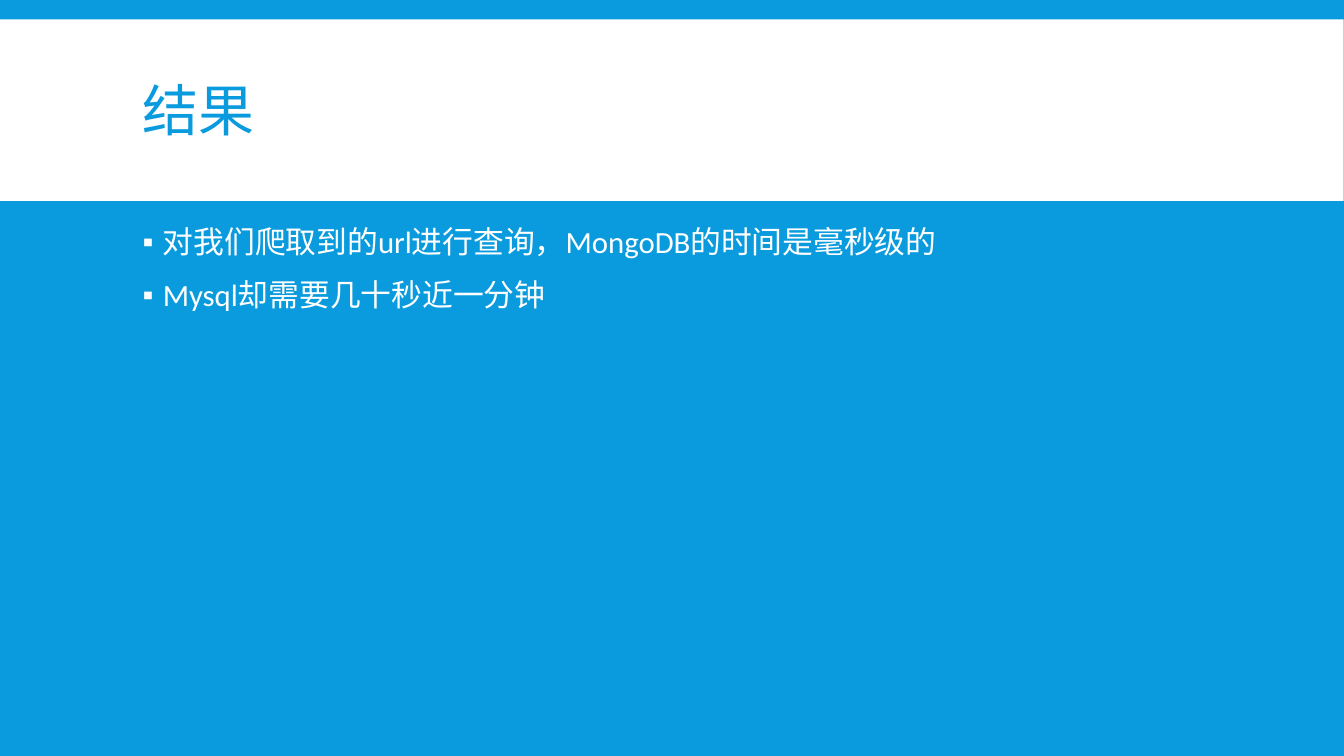
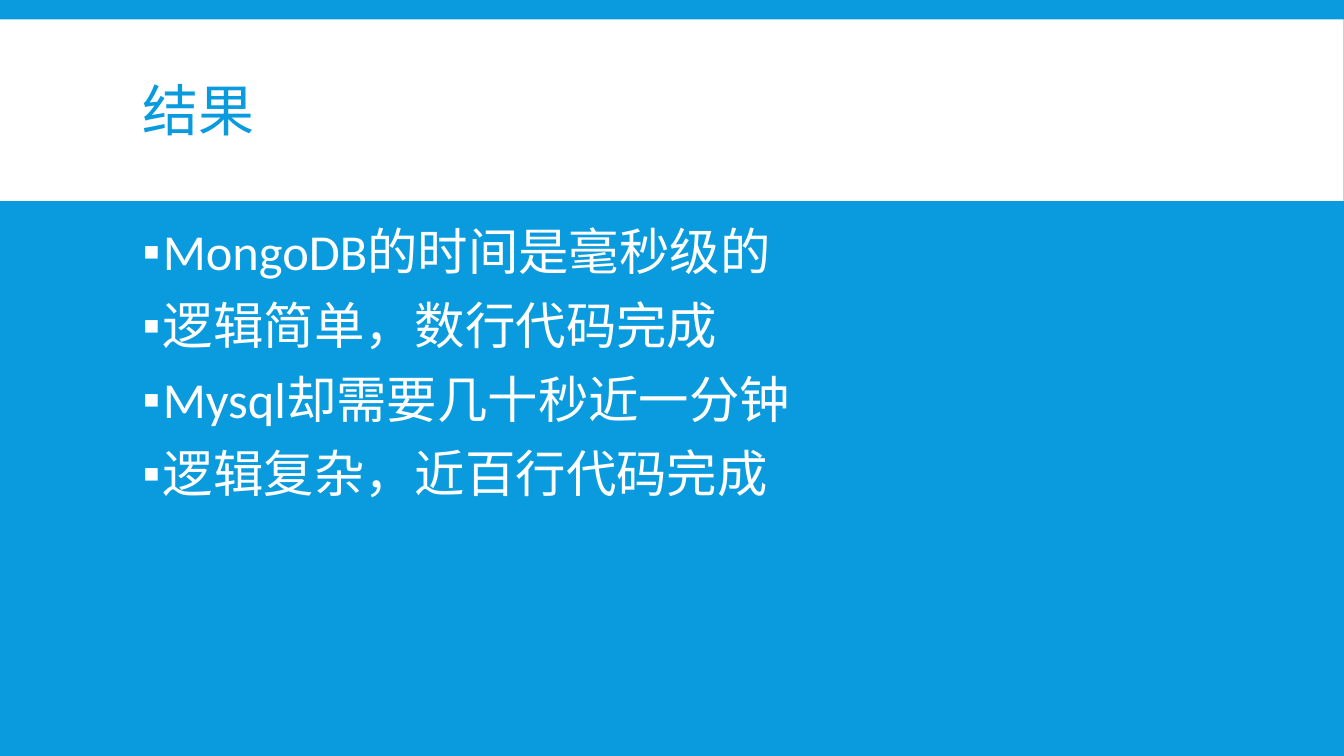
Before and after one commit to b4ubles/PCBNS, a slide deck: slide 23 of doc/NoSQL vs SQL.pptx (slide 22 before the commit). Drawn at 1344x756 pixels with LibreOffice and Linux fonts; fonts in the diff are those of the drawing. Boxes give left, top, right and bottom in pixels: in the first picture for what was removed or moved away, otherwise in the second. Text is boxed around its words. In the diff, an @@ line names an element or a change of style, - is before the commit and + after.

```diff
--- a/doc/NoSQL vs SQL.pptx
+++ b/doc/NoSQL vs SQL.pptx
@@ text at (163, 228, 771, 349): text changed; size 22 to 36 pt @@
-▪ 对我们爬取到的url进行查询，MongoDB的时间是毫秒级的
+▪ MongoDB的时间是毫秒级的
+▪ 逻辑简单，数行代码完成
@@ text at (163, 376, 790, 426): size 22 to 36 pt in "Mysql却需要几十秒近一分钟" @@
@@ text at (163, 449, 768, 497): paragraph added @@
+▪ 逻辑复杂，近百行代码完成
```
Also in this commit, not shown: 7 other slides changed, 1 slide added.
